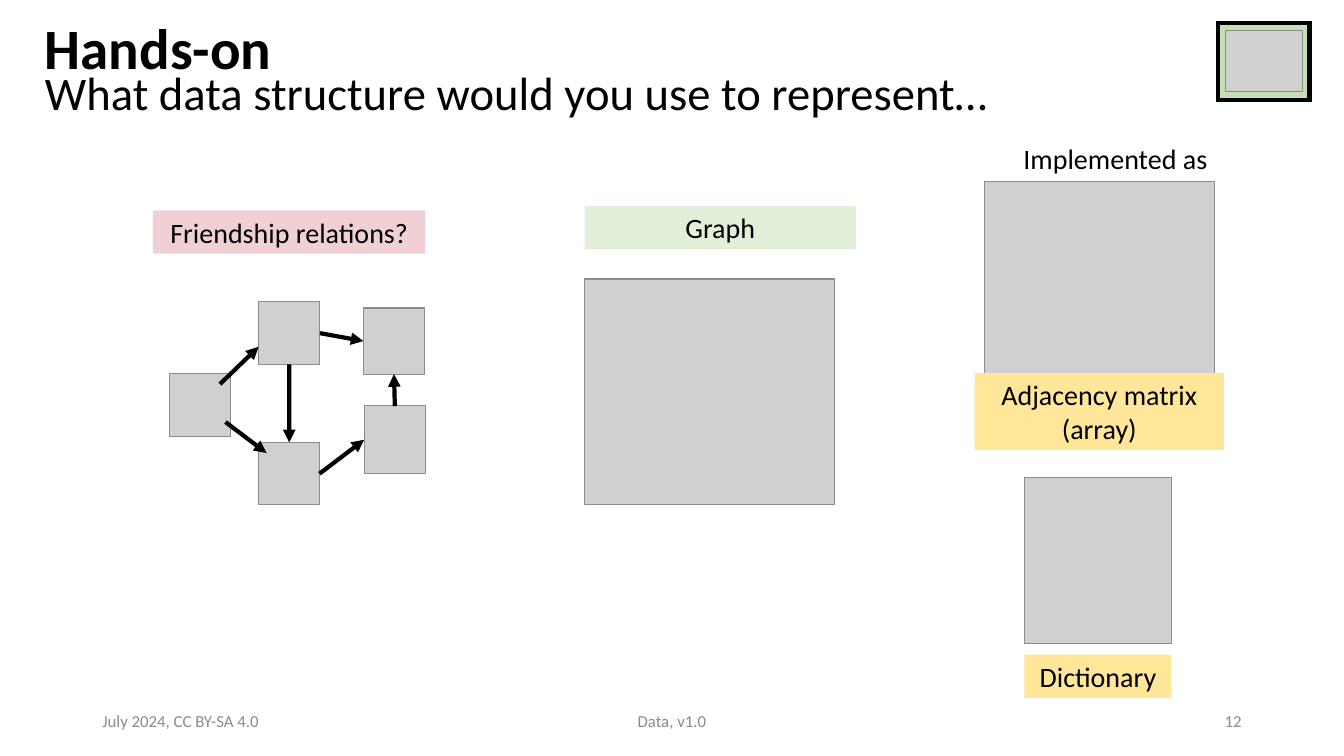
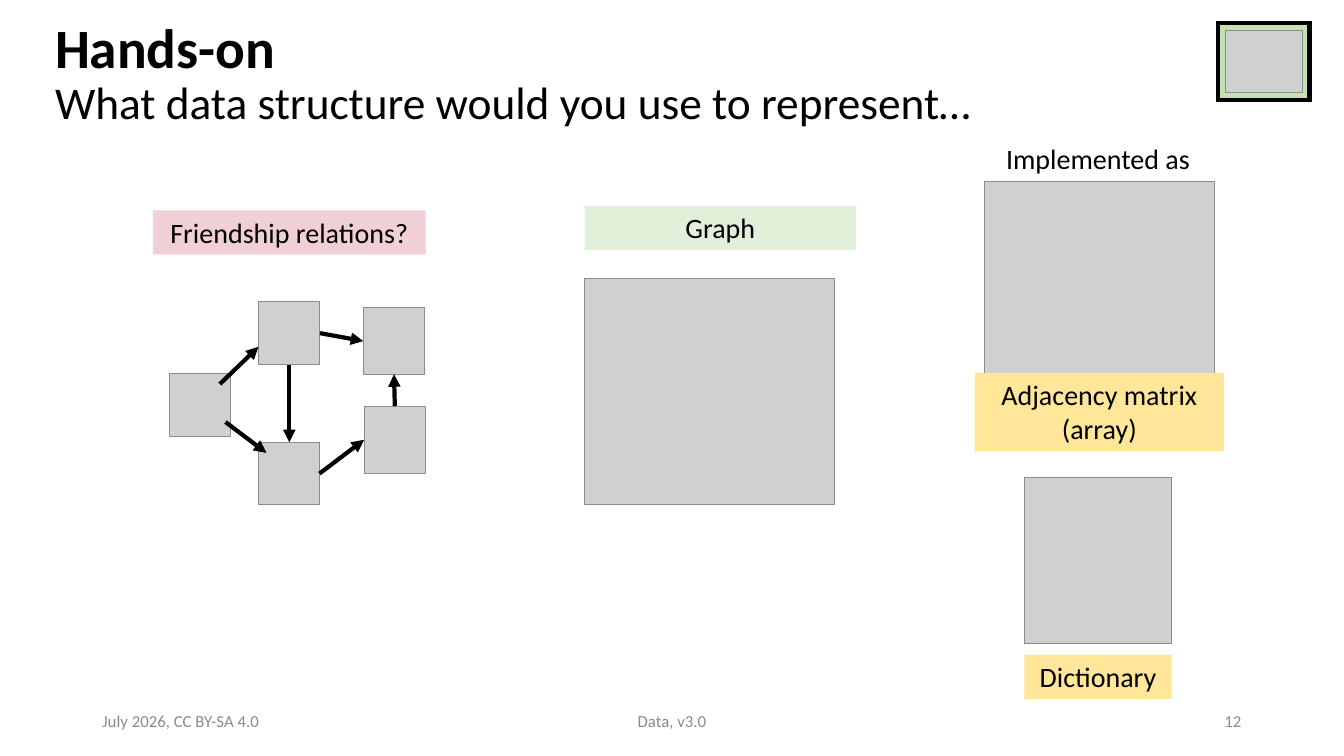
Before and after one commit to ASPP/data_class, a slide deck: slide 12 of data.pptx. Drawn at 1344x756 pixels with LibreOffice and Linux fonts; fonts in the diff are those of the drawing; grey boxes stand for pictures. Boxes give left, top, right and bottom in pixels: in the first picture for what was removed or moved away, otherwise in the second. Text is boxed around its words. In the diff, an @@ line names an element or a change of style, - is before the commit and + after.

Commit message:
One pass through the data slides

```diff
--- a/data.pptx
+++ b/data.pptx
@@ title "Hands-on What data structure would ..." at box(55, 29, 970, 127): size 40.7 to 39.6 pt in "Hands-on"; size 33.3 to 32.4 pt in "What data structure would you use to ..."; line spacing 0.7 to 0.9 @@
@@ text "Implemented as": place and size @@
-text "Implemented as" at box(1023, 149, 1207, 174)
+text "Implemented as" at box(1006, 149, 1189, 174)
@@ text at box(102, 715, 259, 730): text changed; text colour #8B8B8B to #8C8C8C @@
-July 2024, CC BY-SA 4.0
+July 2026, CC BY-SA 4.0
@@ text at box(638, 716, 706, 729): text changed; text colour #8B8B8B to #8C8C8C @@
-Data, v1.0
+Data, v3.0
```
Also in this commit, not shown: 30 other slides changed, 1 slide added, 2 slides removed.
